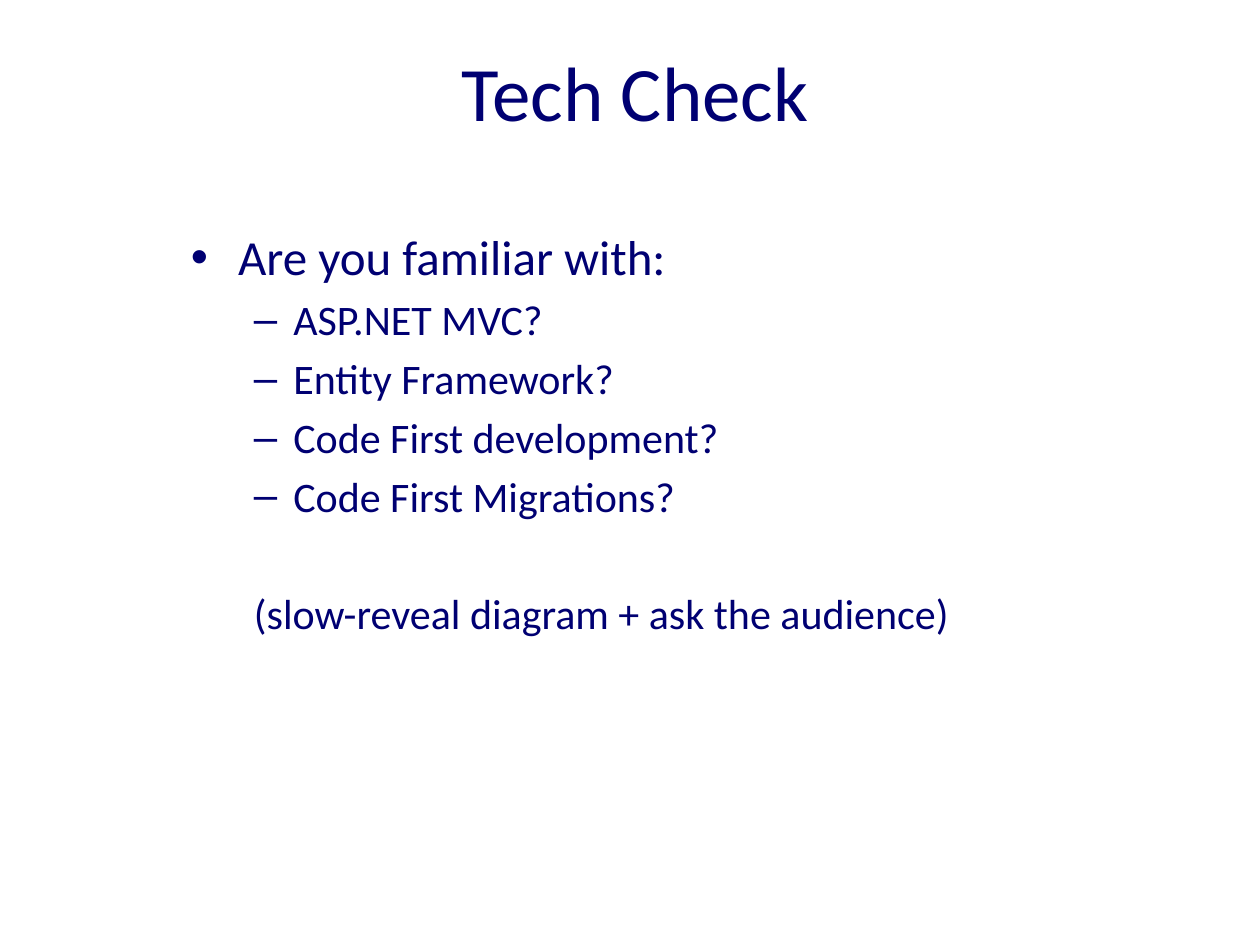
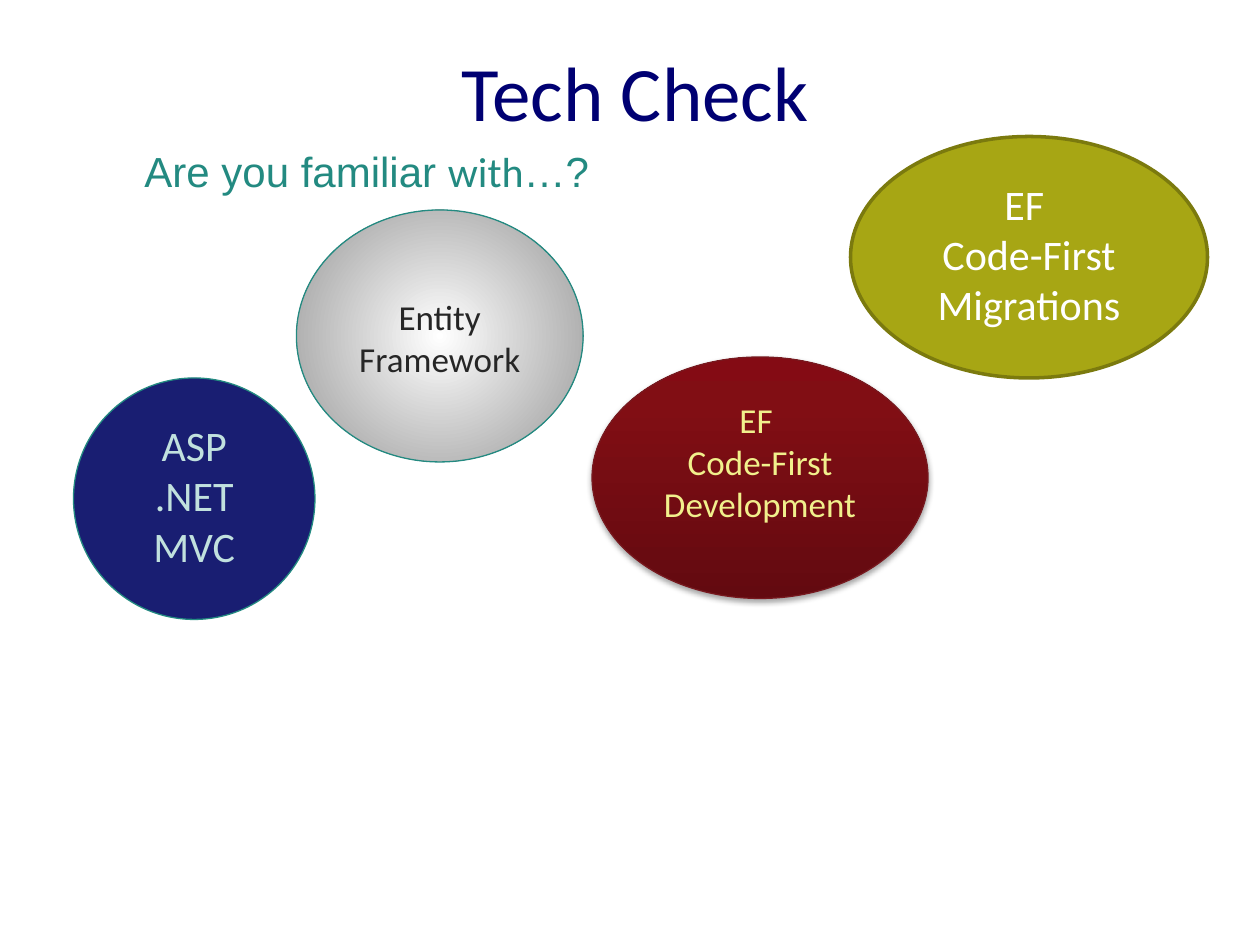
Before and after one commit to excellalabs/ExcellaLean, a slide deck: slide 5 of _presentations/CodeFirstMigrations.pptx. Drawn at 1260x945 pixels with LibreOffice and Linux fonts; fonts in the diff are those of the drawing; background and template pictures are left out. Boxes give left, top, right and bottom in pixels: in the first picture for what was removed or moved away, otherwise in the second. Text is boxed around its words. In the diff, an @@ line names an element or a change of style, - is before the commit and + after.

```diff
--- a/_presentations/CodeFirstMigrations.pptx
+++ b/_presentations/CodeFirstMigrations.pptx
@@ ellipse added at <box>850,136,1207,378</box>, fill #A7A614, outline #7C7B0F 2 pt, 24 pt, text #FFFFFF @@
+EF
+Code-First Migrations
@@ text added at <box>144,156,589,196</box>, 24 pt, text #238A81 @@
+Are you familiar with…?
@@ ellipse added at <box>296,210,583,462</box>, fill gradient #FFFFFF to #979797, outline #238A81 0.75 pt, 20 pt, text #262626 @@
+Entity
+Framework
@@ text removed at <box>238,241,948,637</box> @@
-• Are you familiar with:
-  – ASP.NET MVC?
-  – Entity Framework?
-  – Code First development?
-  – Code First Migrations?
-  (slow-reveal diagram + ask the audience)
@@ ellipse added at <box>592,357,929,598</box>, fill gradient #640B10 to #820E15 to #840C13, outline #78191F 0.75 pt, 20 pt, text #F1F08C @@
+EF
+Code-First Development
@@ ellipse added at <box>73,378,315,620</box>, fill #191E72, outline #238A81 0.75 pt, 24 pt, text #C1E1DE @@
+ASP
+.NET
+MVC
```
Also in this commit, not shown: 12 other slides changed, 2 slides added, 3 slides removed.
